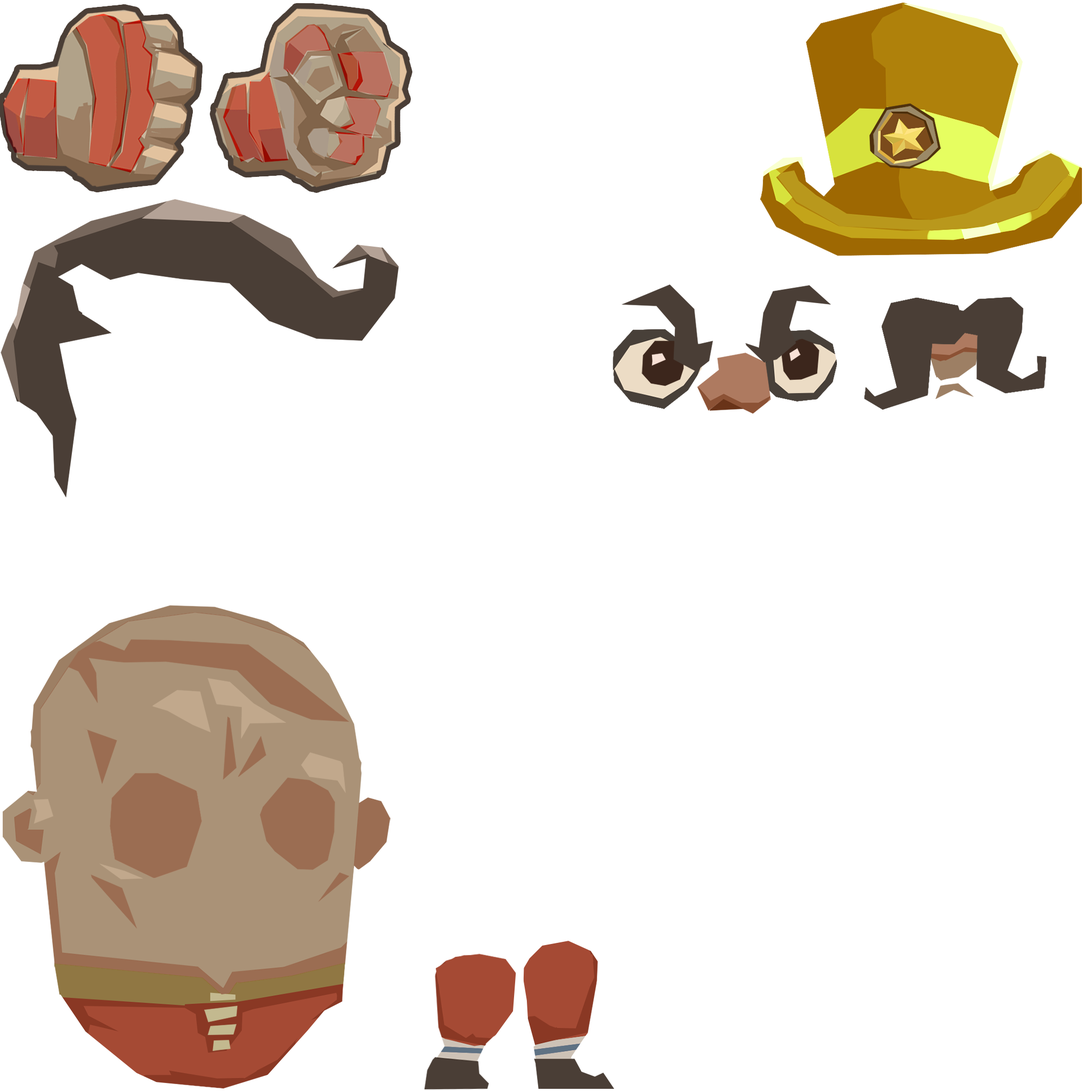
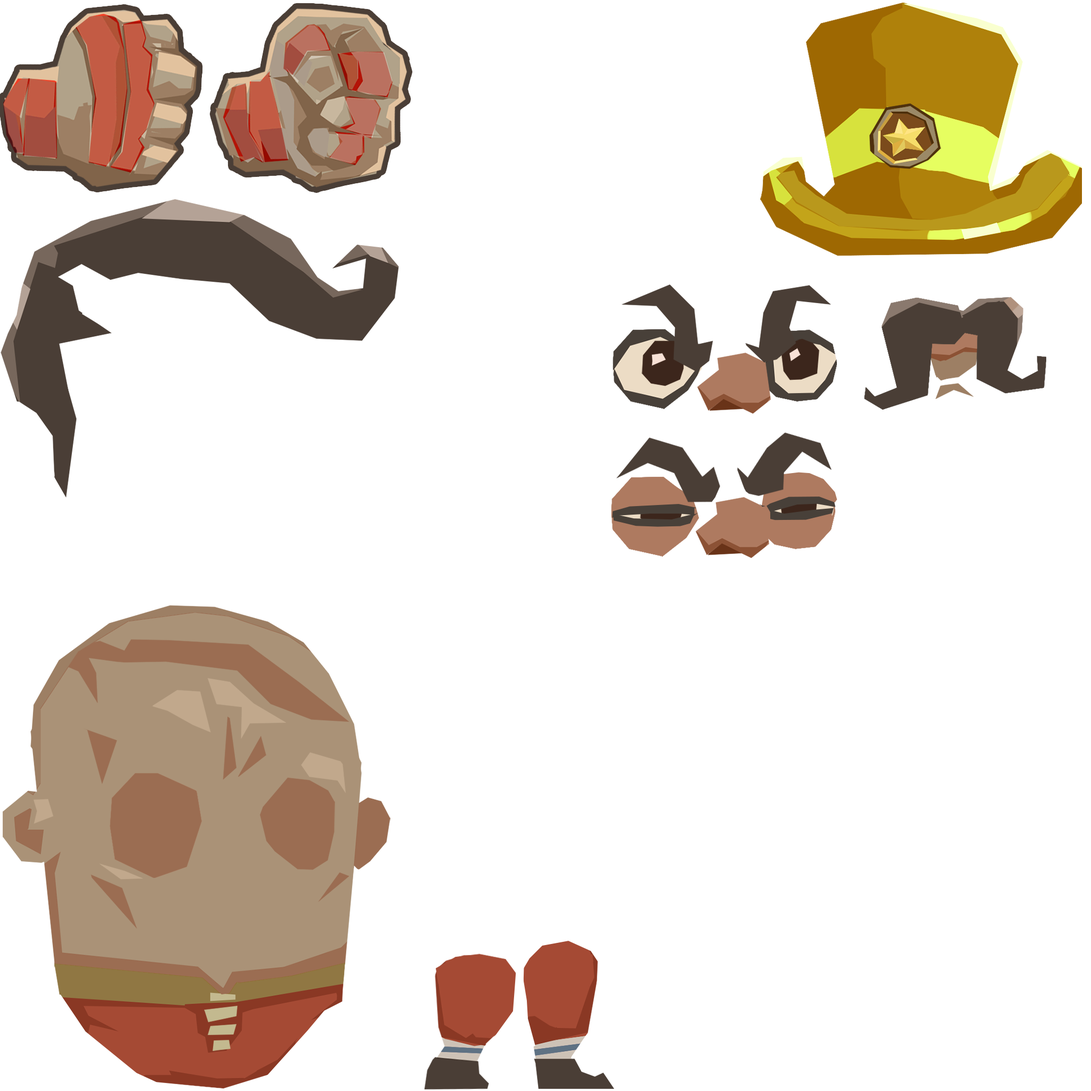
Layered file, before and after one edit (1091px x 1091px). Changes by layer:
painted on "mustache" over [882, 296, 1024, 347]
added group "eyes closed" with 5 layers in group "FighterRed" over [611, 432, 838, 559]
added layer "nose and brows" (1st of 2, in "FighterRed" › "eyes closed") in group "eyes closed" over [616, 432, 833, 559]
added layer "Layer 15" in group "eyes closed" over [612, 472, 838, 547]
added layer "eye highlgiths" (1st of 2, in "FighterRed" › "eyes closed") in group "eyes closed" over [650, 492, 800, 511]
added layer "eye balls" (1st of 2, in "FighterRed" › "eyes closed") in group "eyes closed" over [640, 483, 819, 531]
added layer "eyes" (1st of 3, in "FighterRed" › "eyes closed") in group "eyes closed" over [611, 476, 836, 557]
